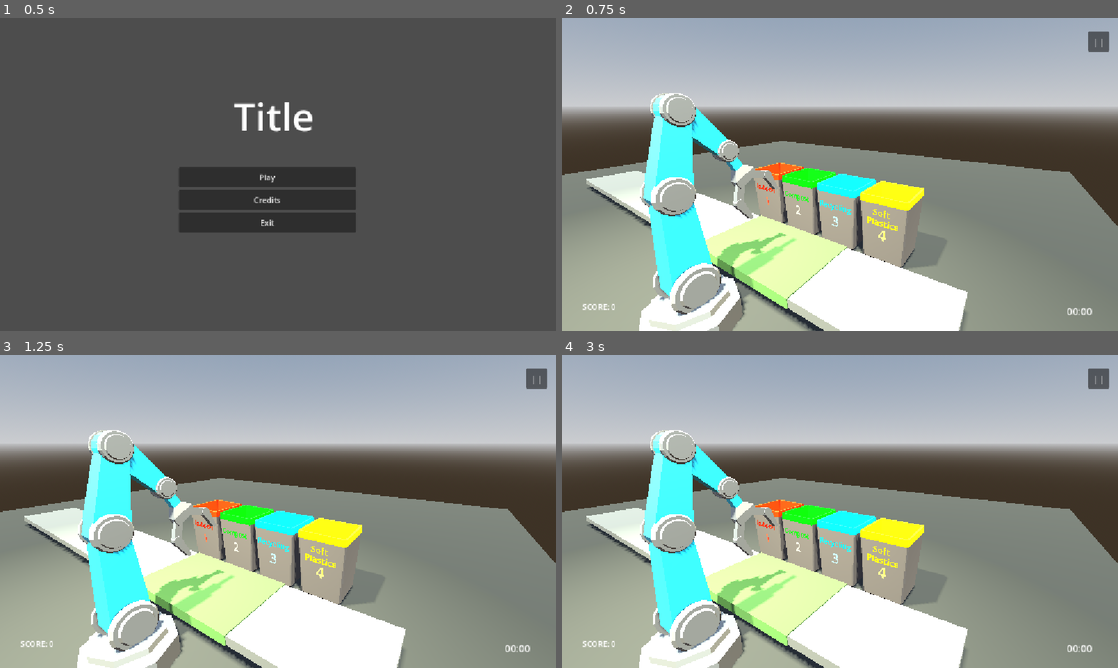
Above: before the commit, frames 1-4 (two rows, left to right).
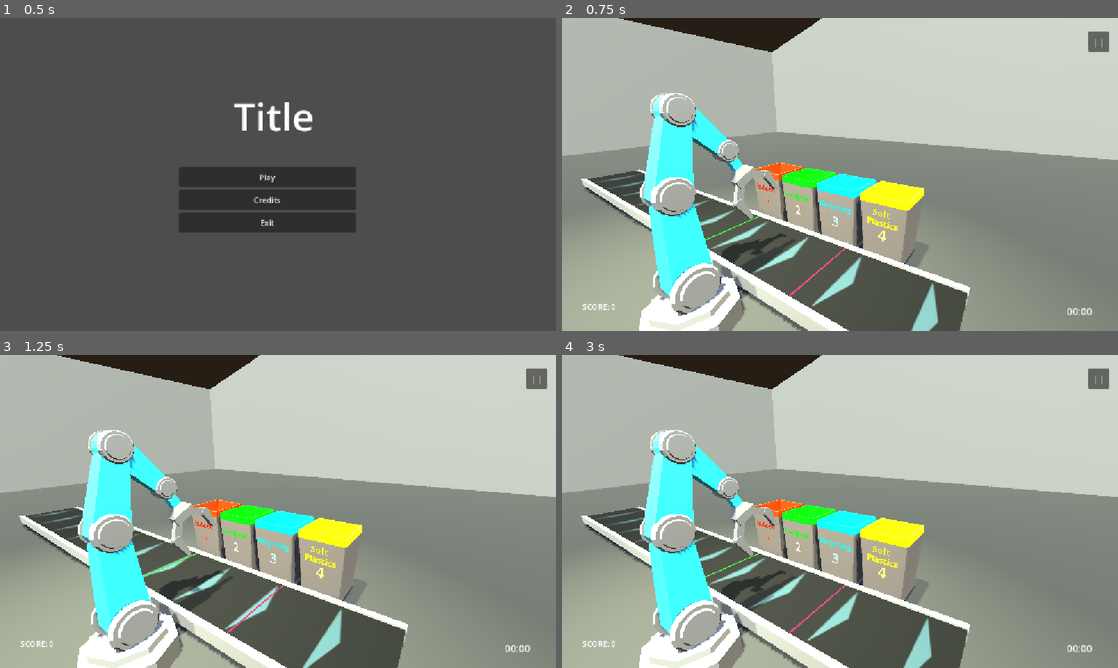
Above: after the commit, the same moments.

Repository: Helena-Schick/Recycling-game
Game: Godot game, scene res://scenes/main_menu.tscn
Two runs of this game, one before a commit and one after it. Both use one fixed random seed, a clock stepped at 60 frames per second and the inputs below. The project has no main scene, so this scene is started directly.
Inputs:
- Up to frame 1 (0.5 s): no input
- Up to frame 2 (0.75 s): click "Play" at 0.5 s
- Up to frame 3 (1.25 s): no input
- Up to frame 4 (3 s): click "| |" at 1.25 s; tap Enter at 2 s; hold Space (ui_spacebar) 2.03-2.75 s; click "Unpause" at 2.75 s

Frame 1 is identical in both runs. In frame 2, 44% of the frame differs, in the area x 0-100%, y 0-100%; in frame 3, 44%; in frame 4, 44%.

Commit message:
added conveyer animations

Diff:
--- a/recycling-game-main/project.godot
+++ b/recycling-game-main/project.godot
@@ -20,6 +20,7 @@
 
 [display]
 
+window/size/mode=2
 window/stretch/mode="canvas_items"
 
 [global_group]
--- a/recycling-game-main/scenes/arm.tscn
+++ b/recycling-game-main/scenes/arm.tscn
@@ -156,11 +156,12 @@
 &"open_claw": SubResource("Animation_o10co")
 }
 
-[node name="arm" unique_id=1757234389 node_paths=PackedStringArray("ik", "rest", "marker", "armature", "animation", "ik_target") instance=ExtResource("1_muf2m")]
+[node name="arm" unique_id=1757234389 node_paths=PackedStringArray("ik", "rest", "marker", "camera_c", "armature", "animation", "ik_target") instance=ExtResource("1_muf2m")]
 script = ExtResource("2_dy6di")
 ik = NodePath("Armature/Skeleton3D/SkeletonIK3D")
 rest = NodePath("rest_position_marker")
 marker = NodePath("Marker3D")
+camera_c = NodePath("Armature/ik_target/Camera C")
 armature = NodePath("Armature")
 animation = NodePath("AnimationPlayer")
 ik_target = NodePath("Armature/ik_target")
@@ -207,6 +208,9 @@
 [node name="ik_target" type="Marker3D" parent="Armature" parent_id_path=PackedInt32Array(926144011) index="1" unique_id=400220375]
 transform = Transform3D(1, 0, 0, 0, 1, 0, 0, 0, 1, 4, 4, 0)
 
+[node name="Camera C" type="Camera3D" parent="Armature/ik_target" index="0" unique_id=2077856477]
+transform = Transform3D(-0.04595048, 0.5790677, -0.8139835, 0.03263721, 0.8152795, 0.57814723, 0.99841046, -7.4490054e-09, -0.05636163, -11.675544, 8.036697, 0)
+
 [node name="Marker3D" type="Marker3D" parent="." index="1" unique_id=2028991733]
 transform = Transform3D(1, 0, 0, 0, 1, 0, 0, 0, 1, 4, 4, 0)
 
--- a/recycling-game-main/scenes/conveyer.tscn
+++ b/recycling-game-main/scenes/conveyer.tscn
@@ -2,9 +2,14 @@
 
 [ext_resource type="Script" uid="uid://dthquj581k1b8" path="res://scripts/conveyer.gd" id="1_rntgv"]
 [ext_resource type="PackedScene" uid="uid://cl1y7pfc47ep1" path="res://scenes/spawner.tscn" id="2_7cd8w"]
+[ext_resource type="Material" uid="uid://cijgkxewankfs" path="res://assets/arm_resources/material.tres" id="2_paugm"]
+[ext_resource type="Texture2D" uid="uid://bnti4hmprsh6l" path="res://assets/meshes/Untitled.png" id="4_28sha"]
 
-[sub_resource type="StandardMaterial3D" id="StandardMaterial3D_paugm"]
-albedo_color = Color(0.42903125, 0.42903125, 0.42903125, 1)
+[sub_resource type="StandardMaterial3D" id="StandardMaterial3D_28sha"]
+albedo_color = Color(0.13464907, 0.1346491, 0.1346491, 1)
+
+[sub_resource type="BoxMesh" id="BoxMesh_uq6ko"]
+size = Vector3(0.4, 0.7, 40.1)
 
 [sub_resource type="BoxShape3D" id="BoxShape3D_7cd8w"]
 size = Vector3(5, 0.5, 40)
@@ -12,22 +17,53 @@
 [sub_resource type="BoxShape3D" id="BoxShape3D_paugm"]
 size = Vector3(5, 0.1, 40)
 
-[sub_resource type="StandardMaterial3D" id="StandardMaterial3D_7cd8w"]
-transparency = 1
-albedo_color = Color(0.5541602, 0.7572565, 0.4734717, 1)
-metallic = 1.0
-
 [sub_resource type="BoxShape3D" id="BoxShape3D_28sha"]
 size = Vector3(5.1, 0.2, 8)
 
-[node name="conveyer" type="Node3D" unique_id=1782603669 node_paths=PackedStringArray("target_area", "conveyor_area")]
+[sub_resource type="StandardMaterial3D" id="StandardMaterial3D_uq6ko"]
+transparency = 1
+albedo_color = Color(0.9668203, 0, 0.20266923, 1)
+
+[sub_resource type="PlaneMesh" id="PlaneMesh_4ilju"]
+material = SubResource("StandardMaterial3D_uq6ko")
+size = Vector2(5, 0.1)
+
+[sub_resource type="StandardMaterial3D" id="StandardMaterial3D_8prdu"]
+transparency = 1
+albedo_color = Color(0.00023478181, 0.8816539, 1.5016794e-05, 1)
+
+[sub_resource type="PlaneMesh" id="PlaneMesh_aapwm"]
+material = SubResource("StandardMaterial3D_8prdu")
+size = Vector2(5, 0.15)
+
+[sub_resource type="PlaneMesh" id="PlaneMesh_28sha"]
+lightmap_size_hint = Vector2i(202, 27)
+size = Vector2(40, 5)
+
+[sub_resource type="StandardMaterial3D" id="StandardMaterial3D_4ilju"]
+albedo_color = Color(0.35906908, 0.35906908, 0.35906908, 1)
+albedo_texture = ExtResource("4_28sha")
+uv1_scale = Vector3(10, 1, 1)
+
+[node name="conveyer" type="Node3D" unique_id=1782603669 node_paths=PackedStringArray("target_area", "conveyor_area", "animated_mesh")]
 script = ExtResource("1_rntgv")
 target_area = NodePath("target_area")
 conveyor_area = NodePath("conveyer_area")
+animated_mesh = NodePath("plane")
 
-[node name="CSGBox3D" type="CSGBox3D" parent="." unique_id=1681090691]
+[node name="mesh" type="CSGBox3D" parent="." unique_id=1681090691]
 size = Vector3(5, 0.5, 40)
-material = SubResource("StandardMaterial3D_paugm")
+material = SubResource("StandardMaterial3D_28sha")
+
+[node name="CSGMesh3D" type="CSGMesh3D" parent="mesh" unique_id=121071994]
+transform = Transform3D(1, 0, 0, 0, 1, 0, 0, 0, 1, -2.6, 0, 0)
+mesh = SubResource("BoxMesh_uq6ko")
+material = ExtResource("2_paugm")
+
+[node name="CSGMesh3D2" type="CSGMesh3D" parent="mesh" unique_id=182904776]
+transform = Transform3D(1, 0, 0, 0, 1, 0, 0, 0, 1, 2.6, 0, 0)
+mesh = SubResource("BoxMesh_uq6ko")
+material = ExtResource("2_paugm")
 
 [node name="StaticBody3D" type="StaticBody3D" parent="." unique_id=995458812]
 
@@ -46,12 +82,21 @@
 [node name="target_area" type="Area3D" parent="." unique_id=932064702]
 transform = Transform3D(1, 0, 0, 0, 1, 0, 0, 0, 1, 0, 0, 9.300286)
 
-[node name="CSGBox3D2" type="CSGBox3D" parent="target_area" unique_id=692466783]
-size = Vector3(5.1, 0.6, 8)
-material = SubResource("StandardMaterial3D_7cd8w")
-
 [node name="CollisionShape3D" type="CollisionShape3D" parent="target_area" unique_id=891543933]
 transform = Transform3D(1, 0, 0, 0, 1, 0, 0, 0, 1, 0, 0.4, 0)
 shape = SubResource("BoxShape3D_28sha")
 
+[node name="MeshInstance3D" type="MeshInstance3D" parent="target_area" unique_id=351872443]
+transform = Transform3D(1, 0, 0, 0, 1, 0, 0, 0, 1, 0, 0.3, 4)
+mesh = SubResource("PlaneMesh_4ilju")
+
+[node name="MeshInstance3D2" type="MeshInstance3D" parent="target_area" unique_id=1601336706]
+transform = Transform3D(1, 0, 0, 0, 1, 0, 0, 0, 1, 0, 0.3, -4)
+mesh = SubResource("PlaneMesh_aapwm")
+
+[node name="plane" type="MeshInstance3D" parent="." unique_id=1798259947]
+transform = Transform3D(-4.371139e-08, 0, -1, 0, 1, 0, 1, 0, -4.371139e-08, 0, 0.2602353, 0)
+mesh = SubResource("PlaneMesh_28sha")
+surface_material_override/0 = SubResource("StandardMaterial3D_4ilju")
+
 [connection signal="body_entered" from="conveyer_area" to="." method="_on_area_3d_body_entered"]
--- a/recycling-game-main/scenes/level.tscn
+++ b/recycling-game-main/scenes/level.tscn
@@ -392,7 +392,7 @@
 [node name="level" type="Node3D" unique_id=447120380 node_paths=PackedStringArray("arm", "timer", "conveyor", "camera_a", "camera_b", "animation", "pause_menu", "pause_button", "time_display", "score_display", "feedback_display")]
 script = ExtResource("1_mx8sn")
 arm = NodePath("arm")
-timer = NodePath("Timer")
+timer = NodePath("feedback_timer")
 conveyor = NodePath("conveyer")
 camera_a = NodePath("Camera A")
 camera_b = NodePath("Camera B")
@@ -423,7 +423,7 @@
 fov = 65.0
 
 [node name="Camera B" type="Camera3D" parent="." unique_id=1779872693]
-transform = Transform3D(0.9554897, 0.07037319, -0.2865083, 3.0473528e-09, 0.97113425, 0.23853347, 0.29502434, -0.22791629, 0.9279088, 3.5455012, 9.273868, 12.106898)
+transform = Transform3D(0.95548975, 0.07037319, -0.2865083, 3.047353e-09, 0.9711343, 0.2385335, 0.29502437, -0.2279163, 0.92790884, 3.5455012, 8.0666685, 12.106898)
 
 [node name="conveyer" parent="." unique_id=1782603669 instance=ExtResource("4_mx8sn")]
 transform = Transform3D(1, 0, 0, 0, 1, 0, 0, 0, 1, 5, 0, -10)
@@ -630,8 +630,8 @@
 spot_angle = 50.29
 
 [node name="floor" type="CSGBox3D" parent="." unique_id=1202643830]
-transform = Transform3D(1, 0, 0, 0, 1, 0, 0, 0, 1, 13.915834, -1.3086364, -10.980909)
-size = Vector3(60, 1, 60)
+transform = Transform3D(1, 0, 0, 0, 1, 0, 0, 0, 1, 22.489199, -1.3086364, 1.5115662)
+size = Vector3(127.84741, 1, 153.91553)
 material = SubResource("StandardMaterial3D_b121j")
 
 [node name="end" type="Area3D" parent="." unique_id=1694412593]
@@ -640,7 +640,7 @@
 [node name="CollisionShape3D" type="CollisionShape3D" parent="end" unique_id=1790170853]
 shape = SubResource("BoxShape3D_b121j")
 
-[node name="Timer" type="Timer" parent="." unique_id=1081718234]
+[node name="feedback_timer" type="Timer" parent="." unique_id=1081718234]
 wait_time = 2.0
 one_shot = true
 
@@ -650,11 +650,31 @@
 [node name="AnimationPlayer" type="AnimationPlayer" parent="." unique_id=1224575921]
 libraries/ = SubResource("AnimationLibrary_8c41q")
 speed_scale = 2.2
+
+[node name="CSGBox3D" type="CSGBox3D" parent="." unique_id=426842886]
+transform = Transform3D(1, 0, 0, 0, 1, 0, 0, 0, 1, 10.427904, 12.122009, -61.099937)
+cast_shadow = 0
+size = Vector3(138.52441, 54.24402, 1)
+
+[node name="CSGBox3D" type="CSGBox3D" parent="CSGBox3D" unique_id=1605058147]
+transform = Transform3D(1, 0, 0, 0, 1, 0, 0, 0, 1, 50, 10.682358, 89.20563)
+cast_shadow = 0
+size = Vector3(1, 50, 178.41125)
+
+[node name="CSGBox3D2" type="CSGBox3D" parent="CSGBox3D" unique_id=499175527]
+transform = Transform3D(1, 0, 0, 0, 0.2870262, -0.95792276, 0, 0.95792276, 0.2870262, -6.2894, 17.138786, 8.860519)
+cast_shadow = 0
+size = Vector3(139.2934, 50, 1)
+
+[node name="CSGBox3D3" type="CSGBox3D" parent="CSGBox3D" unique_id=53296168]
+transform = Transform3D(1, 0, 0, 0, 1, 0, 0, 0, 1, -42.971886, 5.73526, 50.84732)
+cast_shadow = 0
+size = Vector3(1, 50, 100)
 
 [connection signal="pressed" from="CanvasLayer/pause" to="." method="pause_game"]
 [connection signal="pressed" from="CanvasLayer/pause_menu/VBoxContainer/Resume" to="." method="_resume_game"]
 [connection signal="pressed" from="CanvasLayer/pause_menu/VBoxContainer/Settings" to="." method="_on_settings_pressed"]
 [connection signal="pressed" from="CanvasLayer/pause_menu/VBoxContainer/Exit" to="." method="_on_exit_pressed"]
 [connection signal="body_entered" from="end" to="." method="_on_end_body_entered"]
-[connection signal="timeout" from="Timer" to="." method="_on_timer_timeout"]
+[connection signal="timeout" from="feedback_timer" to="." method="_on_feedback_timer_timeout"]
 [connection signal="timeout" from="level_timer" to="." method="_on_level_timer_timeout"]
--- a/recycling-game-main/scripts/arm.gd
+++ b/recycling-game-main/scripts/arm.gd
@@ -4,10 +4,12 @@
 @export var rest: Node ## The rest position for the arm
 @export var level: Node ## The root node for the level scene
 @export var marker: Node ## The marker for the position of the claw
+@export var camera_c: Node ## The 3rd camera
 @export var armature: Node ## The armature for the arm
 @export var animation: Node ## The animation player for the claw
 @export var ik_target: Node ## The target for inverse kinematics
 @export var bin_markers: Array[Marker3D] ## An array of markers for the bins
+
 
 const SPEED: float = 15.0 ## The speed at which the arm moves
 const Y_MOVEMENT_SCALE: int = 3 ## How much faster the arm needs to move upward
--- a/recycling-game-main/scripts/bin.gd
+++ b/recycling-game-main/scripts/bin.gd
@@ -2,14 +2,14 @@
 
 @export var bin_number: bin_type
 @export var level: Node
-
-enum bin_type {RUBBISH, COMPOST, RECYCLING, SOFT_PLASTICS}
+enum bin_type { RUBBISH, COMPOST, RECYCLING, SOFT_PLASTICS }
 
 
-func _on_area_3d_body_entered(body: Node3D) -> void:
-	if body.bin == bin_number:
+# Called when an item is droopped in the bin
+func _on_area_3d_body_entered(item: Node3D) -> void:
+	if item.bin == bin_number: # Correct bin
 		level.change_score(level.ITEM_VALUE)
 	else:
 		level.change_score(-level.ITEM_VALUE)
-		level.show_feedback(body.text)
-	body.call_deferred("queue_free")
+		level.show_feedback(item.text)
+	item.call_deferred("queue_free")
--- a/recycling-game-main/scripts/conveyer.gd
+++ b/recycling-game-main/scripts/conveyer.gd
@@ -2,8 +2,12 @@
 
 @export var target_area: Node
 @export var conveyor_area: Node
+@export var animated_mesh: Node
+@onready var material = animated_mesh.get_surface_override_material(0)
+
 const DIRECTION = Vector3(0, 0, 1)
-const SPEED = 5
+const SPEED: float = 5.0
+const OFFSET_SPEED: float = -1.25
 
 
 ## Returns the first item on the conveyer to be grabbed
@@ -14,6 +18,10 @@
 
 
 func _physics_process(delta: float) -> void:
+	# Move items forward
 	var bodies = conveyor_area.get_overlapping_bodies()
 	for body in bodies:
 		body.position += DIRECTION * SPEED * delta
+
+	# Move conveyer belt texture
+	material.uv1_offset.x += OFFSET_SPEED * delta
--- a/recycling-game-main/scripts/level.gd
+++ b/recycling-game-main/scripts/level.gd
@@ -18,16 +18,20 @@
 enum bin_type { RUBBISH, COMPOST, RECYCLING, SOFT_PLASTICS }
 const ITEM_VALUE: int = 10
 const SCORE_TEXT: String = "SCORE: "
+const CAMERAS: int = 3 ## The number of cameras
 
 var score: int = 0
 var current_camera: int = 0
 var time: int = 0
+var camera_c: Node
 
 
 # Called when the node enters the scene tree for the first time.
 func _ready() -> void:
 	Global.load_data()
 	arm_material.albedo_color = Global.settings["colour"]
+	camera_c = arm.camera_c
+	camera_a.make_current()
 
 
 func _unhandled_input(event: InputEvent) -> void:
@@ -44,21 +48,22 @@
 	# Switch the active camera when the space bar is pressed
 	elif event.is_action_pressed("ui_spacebar"):
 		if not get_tree().paused:
-			current_camera = (current_camera + 1) % 2
+			current_camera = (current_camera + 1) % CAMERAS
 			if current_camera == 0:
 				camera_a.make_current()
+			elif current_camera == 1:
+				camera_b.make_current()
 			else:
-				camera_b.make_current()
-
+				camera_c.make_current()
 
 
 ## Makes the arm move an item to a specific bin
-func _move_item(bin_number: bin_type):
+func _move_item(bin: bin_type):
 	var item = conveyor.grab_item()
 	if item:
 		if item.is_in_group("rubbish_items") and not arm.grabbed_item:
 			arm.target_item = item
-			arm.target_bin = bin_number
+			arm.target_bin = bin
 
 
 ## Pauses the game and opens the pause menu
@@ -86,7 +91,7 @@
 
 
 ## Increases or decreases the player's score by a given value
-func change_score(value) -> void:
+func change_score(value: int) -> void:
 	score += value
 	if score < 0:
 		score = 0
@@ -112,12 +117,14 @@
 	timer.start()
 
 
+# Decreases score when an item falls off the end of the conveyer
 func _on_end_body_entered(body: Node3D) -> void:
 	body.call_deferred("queue_free")
 	change_score(-ITEM_VALUE)
 
 
-func _on_timer_timeout() -> void:
+# Makes the feedback display hide when the timer goes ends
+func _on_feedback_timer_timeout() -> void:
 	feedback_display.visible = false
 
 
Binary file added: recycling-game-main/assets/meshes/Untitled.png
Not shown, added: recycling-game-main/assets/meshes/Untitled.png.import
Not shown, added: recycling-game-main/conveyer.mtl
